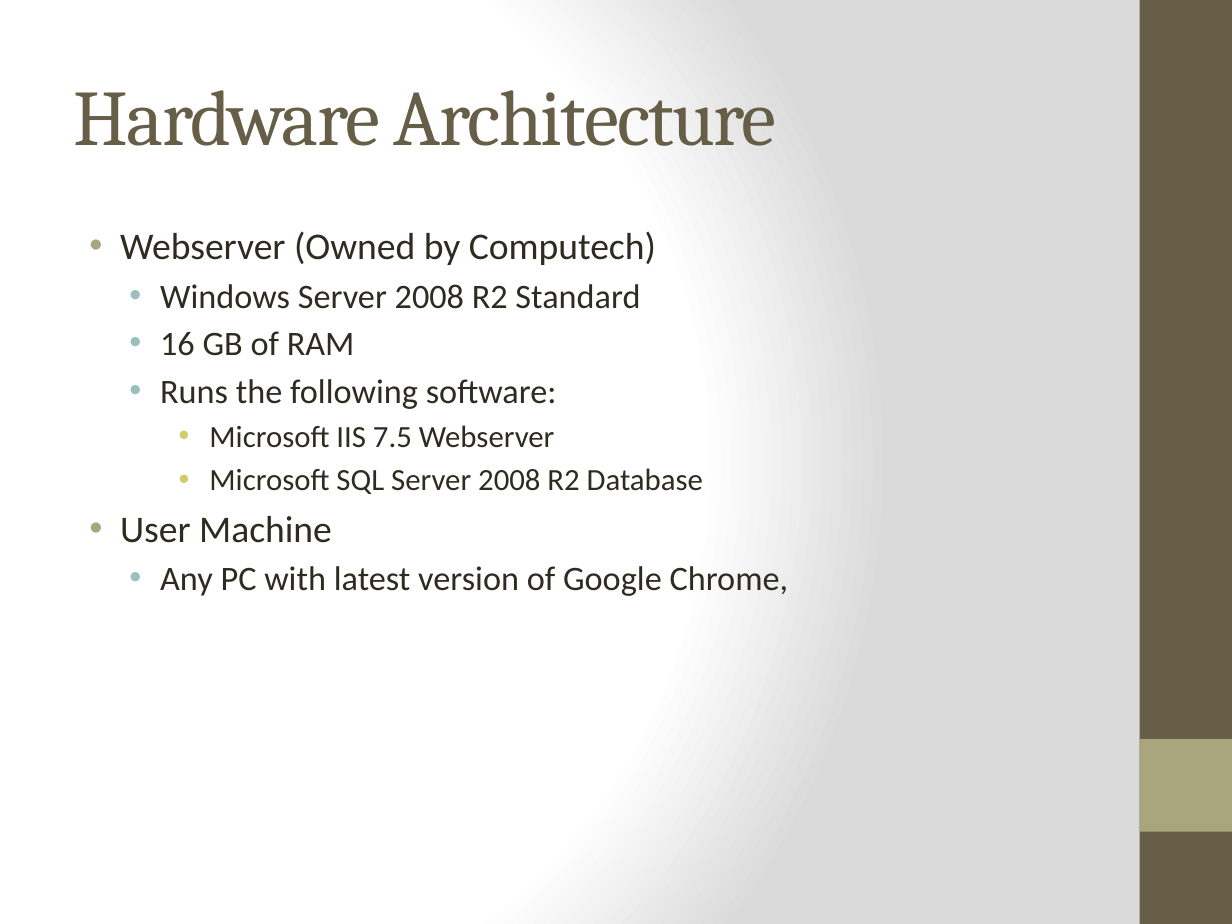
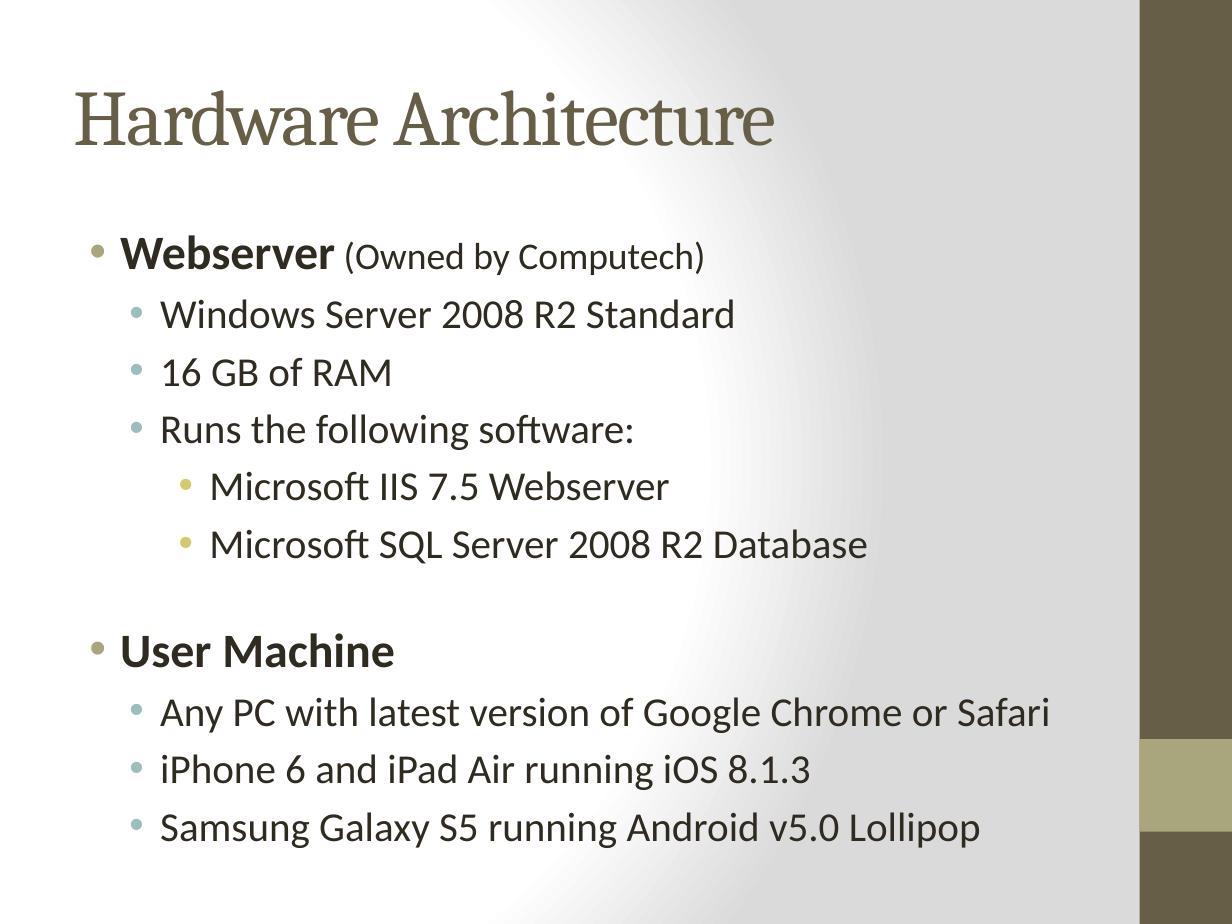
Before and after one commit to WesleyTrescott/MVC-Capstone, a slide deck: slide 9 of Design Specification/Design Specification.pptx (slide 8 before the commit). Drawn at 1232x924 pixels with LibreOffice and Linux fonts; fonts in the diff are those of the drawing. Boxes give left, top, right and bottom in pixels: in the first picture for what was removed or moved away, otherwise in the second. Text is boxed around its words. In the diff, an @@ line names an element or a change of style, - is before the commit and + after.

Commit message:
update

```diff
--- a/Design Specification/Design Specification.pptx
+++ b/Design Specification/Design Specification.pptx
@@ text at box(120, 235, 868, 668): size 22 to 28 pt, bold on in "Webserver", "User Machine"; size 20 to 24 pt in "Windows Server 2008 R2 Standard", "16 GB of RAM", "Runs the following software:"; size 18 to 24 pt in "Microsoft IIS 7.5 Webserver", "Microsoft SQL Server 2008 R2 Database"; more space between paragraphs @@
@@ text at box(160, 697, 1050, 848): text changed; size 20 to 24 pt @@
-  • Any PC with latest version of Google Chrome,
+  • Any PC with latest version of Google Chrome or Safari
+  • iPhone 6 and iPad Air running iOS 8.1.3
+  • Samsung Galaxy S5 running Android v5.0 Lollipop
```
Also in this commit, not shown: 4 other slides changed, 5 slides added, 1 slide removed.
